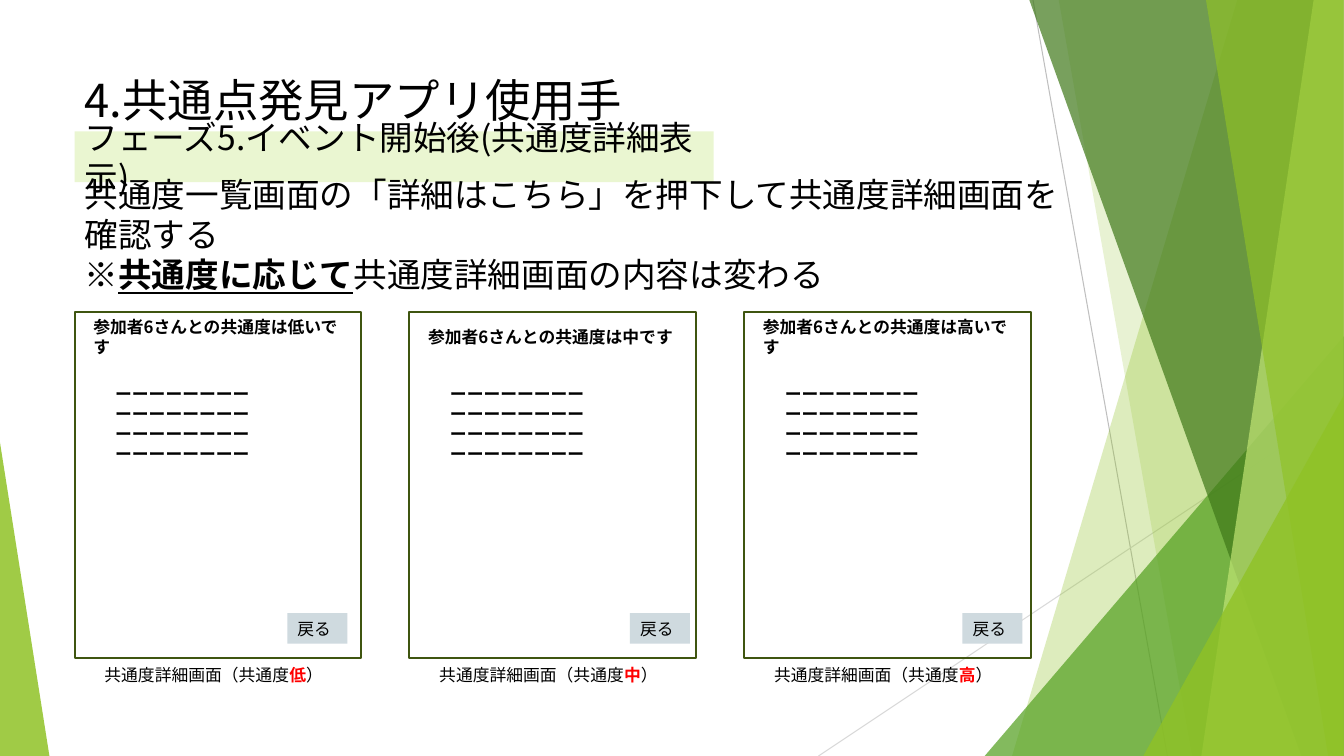
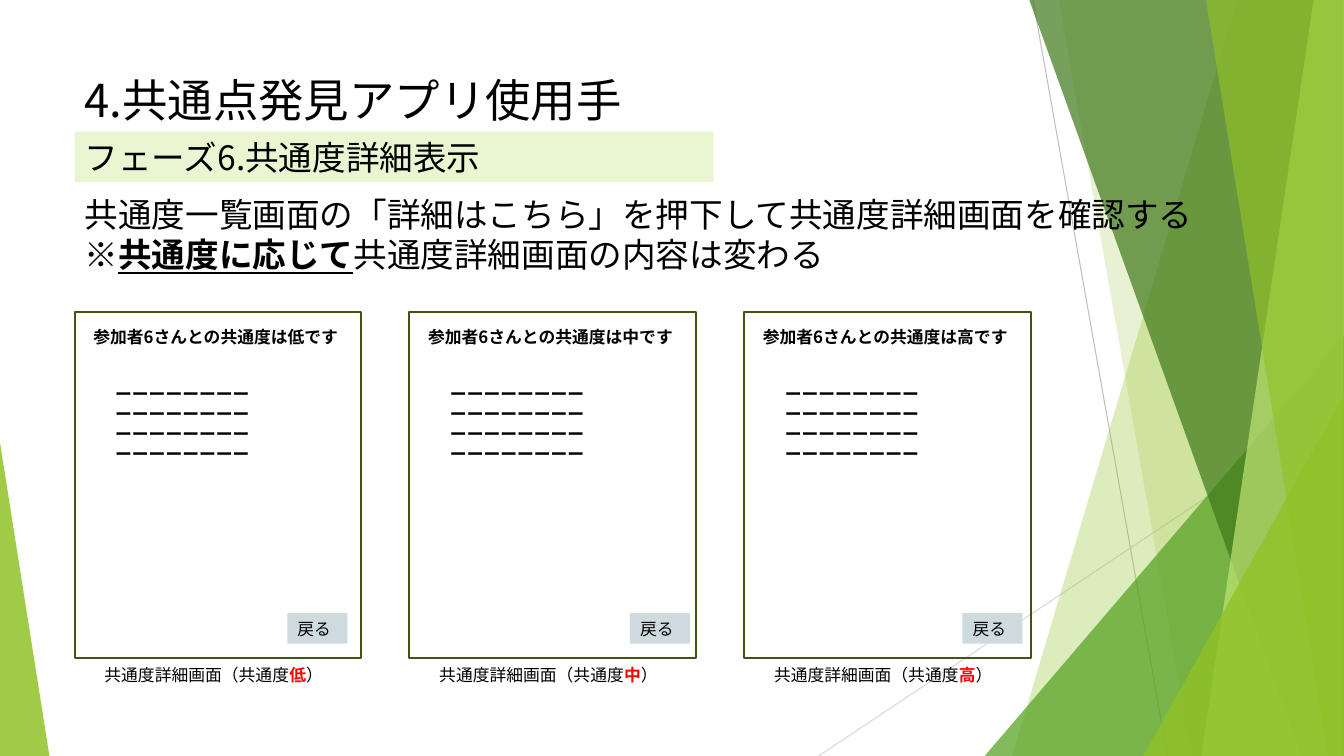
Before and after one commit to ryuseim1115/apprentice-term6-team-dev, a slide deck: slide 11 of docs/90_presentation/チーム開発12th.pptx (slide 10 before the commit). Drawn at 1344x756 pixels with LibreOffice and Linux fonts; fonts in the diff are those of the drawing. Boxes give left, top, right and bottom in pixels: in the first picture for what was removed or moved away, otherwise in the second. Text is boxed around its words. In the diff, an @@ line names an element or a change of style, - is before the commit and + after.

Commit message:
ドキュメントのフォント変更

```diff
--- a/docs/90_presentation/チーム開発12th.pptx
+++ b/docs/90_presentation/チーム開発12th.pptx
@@ text in rectangle at (85, 141, 480, 173): text changed @@
-フェーズ5.イベント開始後(共通度詳細表示)
+フェーズ6.共通度詳細表示
@@ text "共通度一覧画面の「詳細はこちら」を押下して共通度詳細画面を確認する" rewrapped from (85, 172, 1058, 294) to (85, 192, 1193, 274) @@
@@ text at (93, 328, 338, 345): text changed @@
-参加者6さんとの共通度は低いです
+参加者6さんとの共通度は低です
@@ text at (763, 328, 1008, 345): text changed @@
-参加者6さんとの共通度は高いです
+参加者6さんとの共通度は高です
```
Also in this commit, not shown: 11 other slides changed, 1 slide added, 2 other files.
